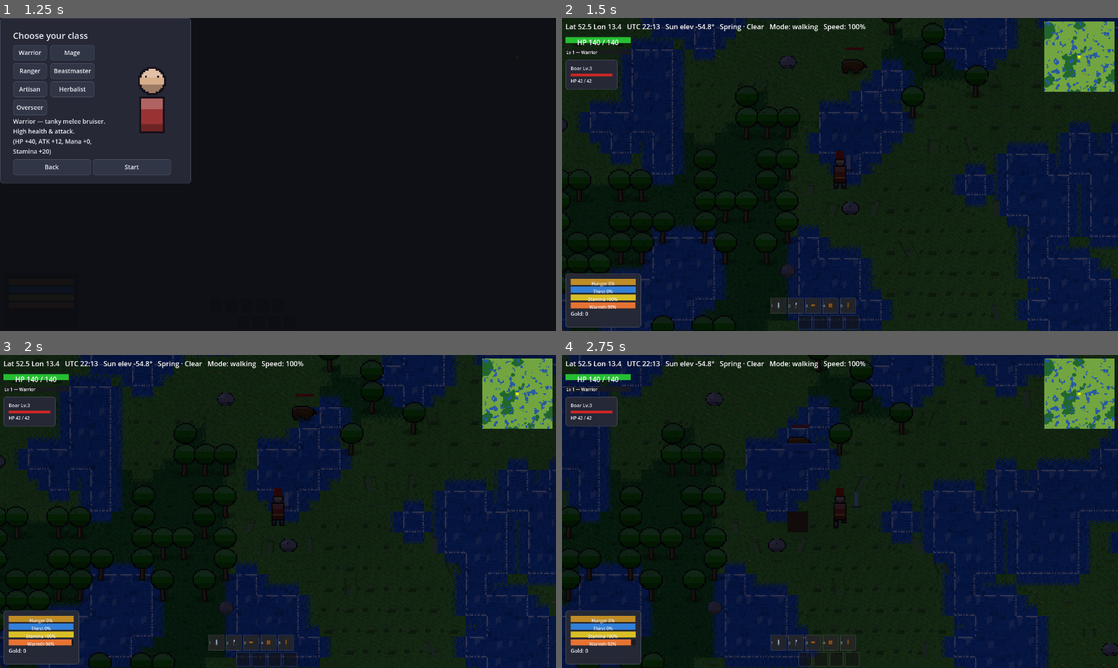
Above: before the commit, frames 1-4 (two rows, left to right).
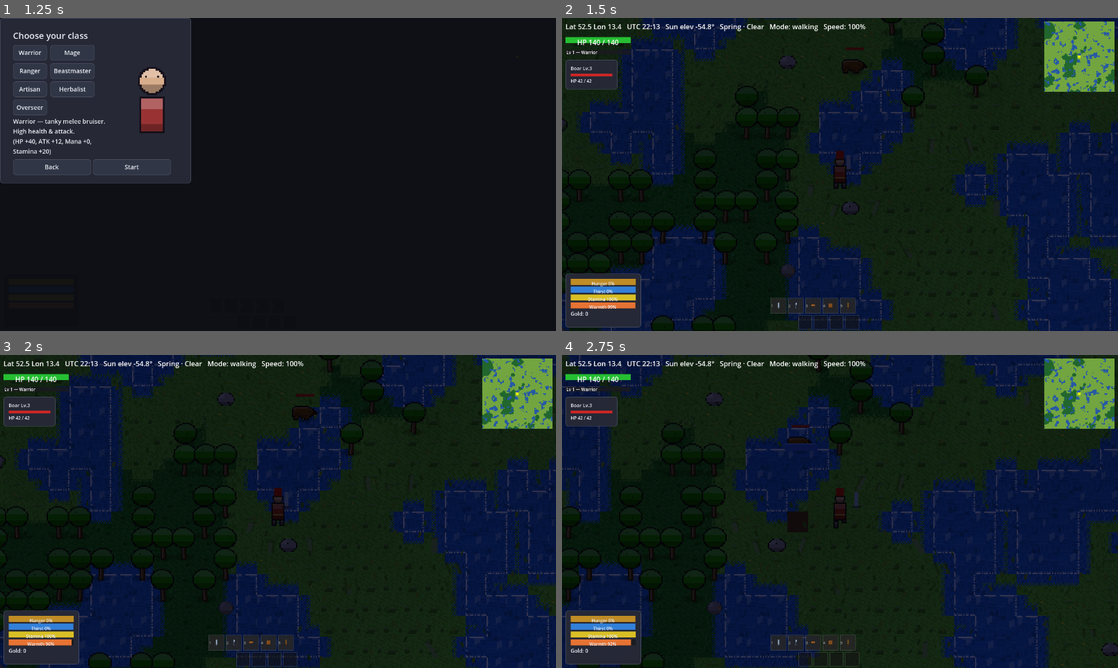
Above: after the commit, the same moments.

Repository: 269652/aleph-alpha
Game: Godot game, scene res://scenes/world.tscn
The game is run twice, just before and just after one commit, with the same random seed, the same clock (stepped at 60 frames per second) and the same inputs.
Inputs (mouse positions are in pixels of both pictures, inside the frame that each line leads up to):
- Up to frame 1 (1.25 s): click "New Game (Single-Player)" at 0.5 s
- Up to frame 2 (1.5 s): click "Start" at 1.25 s
- Up to frame 3 (2 s): no input
- Up to frame 4 (2.75 s): tap Enter at 2 s; move the mouse to (962, 495) at 2.02 s; hold D (move_right) from 2.03 s (still down); hold B (build) from 2.03 s (still down); click (962, 495) at 2.17 s

Frame 1 is identical in both runs. In frame 2, 0.3% of the frame differs, in the area x 0-99%, y 0-100%; in frame 3, 0.3%; in frame 4, 0.4%, in the area x 1-100%, y 0-100%.

Commit message:
GPU micro-blade fields: individually swaying 1px grass blades
The baked tile blades hit a hard ceiling: 4 tile-animation frames of a 1px
pixel read as flicker, never as wind. The tiny blades now live OFF the
tiles: every grassland cell grows BLADES_PER_CELL quad blades in one
MultiMeshInstance2D per chunk (thousands of blades, one draw call, zero
per-frame script), bent from the root by a vertex shader with a per-blade
phase riding in INSTANCE_CUSTOM -- each individual blade sways continuously
and out of step with its neighbors, at any frame rate.

Co-Authored-By: Claude Sonnet 5 <noreply@anthropic.com>

Diff:
--- /dev/null
+++ b/src/rendering/grass_blade_field.gd
@@ -0,0 +1,84 @@
+extends RefCounted
+
+## GPU micro-blade field: the individual 1px grass blades the baked tile
+## frames could never truly animate (4 frames of a 1px pixel reads as
+## flicker, not wind). Each grassland cell gets BLADES_PER_CELL tiny quad
+## blades in ONE MultiMeshInstance2D per chunk -- thousands of blades, one
+## draw call, zero per-frame script. A vertex shader bends each blade from
+## its root with a per-blade phase (INSTANCE_CUSTOM), so the meadow rolls
+## organically instead of bobbing in lockstep.
+
+const BLADES_PER_CELL := 2
+const BLADE_WIDTH_PX := 1.0
+const BLADE_HEIGHT_PX := 4.0
+const AMPLITUDE_PX := 1.6
+const WIND_SPEED := 3.0
+
+const SHADER_CODE := """
+shader_type canvas_item;
+
+uniform float amplitude_px = 1.6;
+uniform float wind_speed = 3.0;
+
+void vertex() {
+	float phase = INSTANCE_CUSTOM.x * 6.2831;
+	float top_weight = 1.0 - UV.y;
+	VERTEX.x += sin(TIME * wind_speed + phase) * amplitude_px * top_weight;
+}
+"""
+
+const _BLADE_GREENS := [
+	Color(0.24, 0.5, 0.15), Color(0.3, 0.6, 0.18), Color(0.45, 0.62, 0.2),
+]
+
+var _material: ShaderMaterial
+
+
+## One swaying blade field covering `chunk_biome`'s grassland cells, placed
+## at chunk-local pixel coordinates (caller positions the node at the chunk
+## origin). Returns null when the chunk has no grassland at all.
+func build_field(chunk_biome: PackedStringArray, width: int, height: int, tile_size: int, seed_value: int) -> MultiMeshInstance2D:
+	var placements: Array[Transform2D] = []
+	var phases: Array[float] = []
+	var colors: Array[Color] = []
+	for y in height:
+		for x in width:
+			if chunk_biome[y * width + x] != "grassland":
+				continue
+			for i in BLADES_PER_CELL:
+				var h := absi(hash("%d_%d_%d_blade_%d" % [seed_value, x, y, i]))
+				var px := x * tile_size + 1 + h % (tile_size - 2)
+				var py := y * tile_size + 2 + (h / 97) % (tile_size - 3)
+				placements.append(Transform2D(0.0, Vector2(px, py - BLADE_HEIGHT_PX / 2.0)))
+				phases.append(float((h / 811) % 100) / 100.0)
+				colors.append(_BLADE_GREENS[(h / 3271) % _BLADE_GREENS.size()])
+	if placements.is_empty():
+		return null
+
+	var multimesh := MultiMesh.new()
+	multimesh.use_colors = true
+	multimesh.use_custom_data = true
+	var quad := QuadMesh.new()
+	quad.size = Vector2(BLADE_WIDTH_PX, BLADE_HEIGHT_PX)
+	multimesh.mesh = quad
+	multimesh.instance_count = placements.size()
+	for i in placements.size():
+		multimesh.set_instance_transform_2d(i, placements[i])
+		multimesh.set_instance_color(i, colors[i])
+		multimesh.set_instance_custom_data(i, Color(phases[i], 0, 0, 0))
+
+	var node := MultiMeshInstance2D.new()
+	node.multimesh = multimesh
+	node.material = _blade_material()
+	return node
+
+
+func _blade_material() -> ShaderMaterial:
+	if _material == null:
+		var shader := Shader.new()
+		shader.code = SHADER_CODE
+		_material = ShaderMaterial.new()
+		_material.shader = shader
+		_material.set_shader_parameter("amplitude_px", AMPLITUDE_PX)
+		_material.set_shader_parameter("wind_speed", WIND_SPEED)
+	return _material
--- a/src/world/earth_chunk_manager.gd
+++ b/src/world/earth_chunk_manager.gd
@@ -11,6 +11,7 @@
 const TundraLichen = preload("res://src/world/tundra_lichen.gd")
 const ProceduralLichenSprite = preload("res://src/rendering/procedural_lichen_sprite.gd")
 const WindSway = preload("res://src/rendering/wind_sway.gd")
+const GrassBladeField = preload("res://src/rendering/grass_blade_field.gd")
 const CreatureRenderer = preload("res://src/rendering/creature_renderer.gd")
 const EcosystemSimulation = preload("res://src/world/ecosystem_simulation.gd")
 const ChunkSerializer = preload("res://src/world/chunk_serializer.gd")
@@ -75,6 +76,8 @@
 var _scrub_sprite_generator := ProceduralScrubSprite.new()
 var _lichen_sprite_generator := ProceduralLichenSprite.new()
 var _wind_sway := WindSway.new()
+var _grass_blade_field := GrassBladeField.new()
+var _blade_fields: Dictionary = {}  # Vector2i chunk_coord -> MultiMeshInstance2D
 var _creature_renderer := CreatureRenderer.new()
 var _biome_classifier := BiomeClassifier.new()
 var _ecosystem := EcosystemSimulation.new()
@@ -707,6 +710,17 @@
 	_grass_sprites[chunk_coord] = {}
 	_sync_grass_sprites(chunk_coord)
 
+	# GPU micro-blade field: individually-swaying 1px blades over every
+	# grassland cell (one MultiMesh draw per chunk, see GrassBladeField).
+	var blade_field := _grass_blade_field.build_field(
+		chunk.biome, chunk.width, chunk.height, TerrainRenderer.TILE_SIZE,
+		hash("%d_%d_blades" % [chunk_coord.x, chunk_coord.y])
+	)
+	if blade_field != null:
+		blade_field.position = Vector2(chunk_coord * CHUNK_SIZE * TerrainRenderer.TILE_SIZE)
+		_entities_parent.add_child(blade_field)
+		_blade_fields[chunk_coord] = blade_field
+
 	_scrub_sims[chunk_coord] = DesertScrub.new(
 		hash("%d_%d_desert_scrub" % [chunk_coord.x, chunk_coord.y]), chunk.width, chunk.height, chunk.biome
 	)
@@ -779,6 +793,10 @@
 	_grass_sprites.erase(chunk_coord)
 	_grass_sims.erase(chunk_coord)
 
+	if _blade_fields.has(chunk_coord):
+		_blade_fields[chunk_coord].free()
+		_blade_fields.erase(chunk_coord)
+
 	for sprite in _scrub_sprites.get(chunk_coord, {}).values():
 		sprite.free()
 	_scrub_sprites.erase(chunk_coord)
--- /dev/null
+++ b/tests/unit/test_grass_blade_field.gd
@@ -0,0 +1,40 @@
+extends GutTest
+
+## GrassBladeField: per-chunk GPU micro-blades (see grass_blade_field.gd) --
+## the individually-swaying 1px blades baked tiles can't animate.
+
+const GrassBladeField = preload("res://src/rendering/grass_blade_field.gd")
+
+var field := GrassBladeField.new()
+
+
+func _biome(cells: Array) -> PackedStringArray:
+	return PackedStringArray(cells)
+
+
+func test_builds_blades_only_on_grassland_cells():
+	var node := field.build_field(_biome(["grassland", "ocean", "grassland", "desert"]), 2, 2, 16, 7)
+	assert_eq(node.multimesh.instance_count, 2 * GrassBladeField.BLADES_PER_CELL)
+	node.free()
+
+
+func test_returns_null_for_a_chunk_without_grassland():
+	assert_null(field.build_field(_biome(["ocean", "desert"]), 2, 1, 16, 7))
+
+
+func test_blades_carry_per_instance_phase_and_color():
+	var node := field.build_field(_biome(["grassland"]), 1, 1, 16, 3)
+	assert_true(node.multimesh.use_custom_data, "per-blade sway phase rides in INSTANCE_CUSTOM")
+	assert_true(node.multimesh.use_colors)
+	assert_true(node.material is ShaderMaterial)
+	assert_string_contains(GrassBladeField.SHADER_CODE, "INSTANCE_CUSTOM")
+	assert_string_contains(GrassBladeField.SHADER_CODE, "TIME")
+	node.free()
+
+
+func test_field_is_deterministic_per_seed():
+	var a := field.build_field(_biome(["grassland"]), 1, 1, 16, 5)
+	var b := field.build_field(_biome(["grassland"]), 1, 1, 16, 5)
+	assert_eq(a.multimesh.get_instance_transform_2d(0), b.multimesh.get_instance_transform_2d(0))
+	a.free()
+	b.free()
